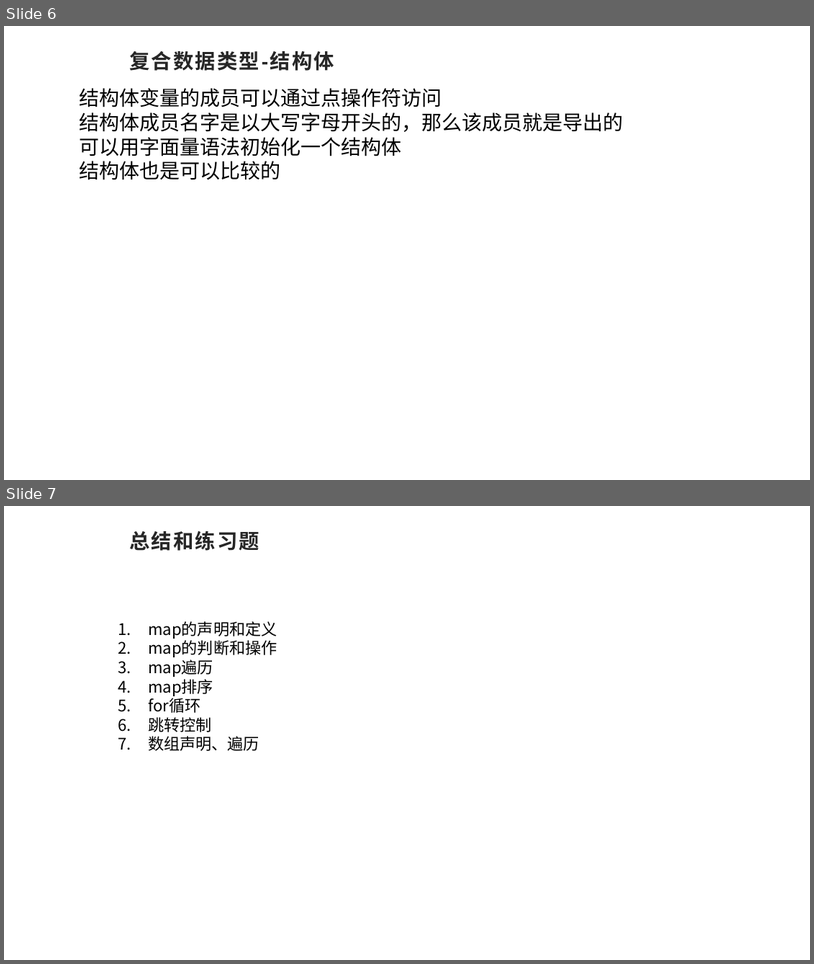
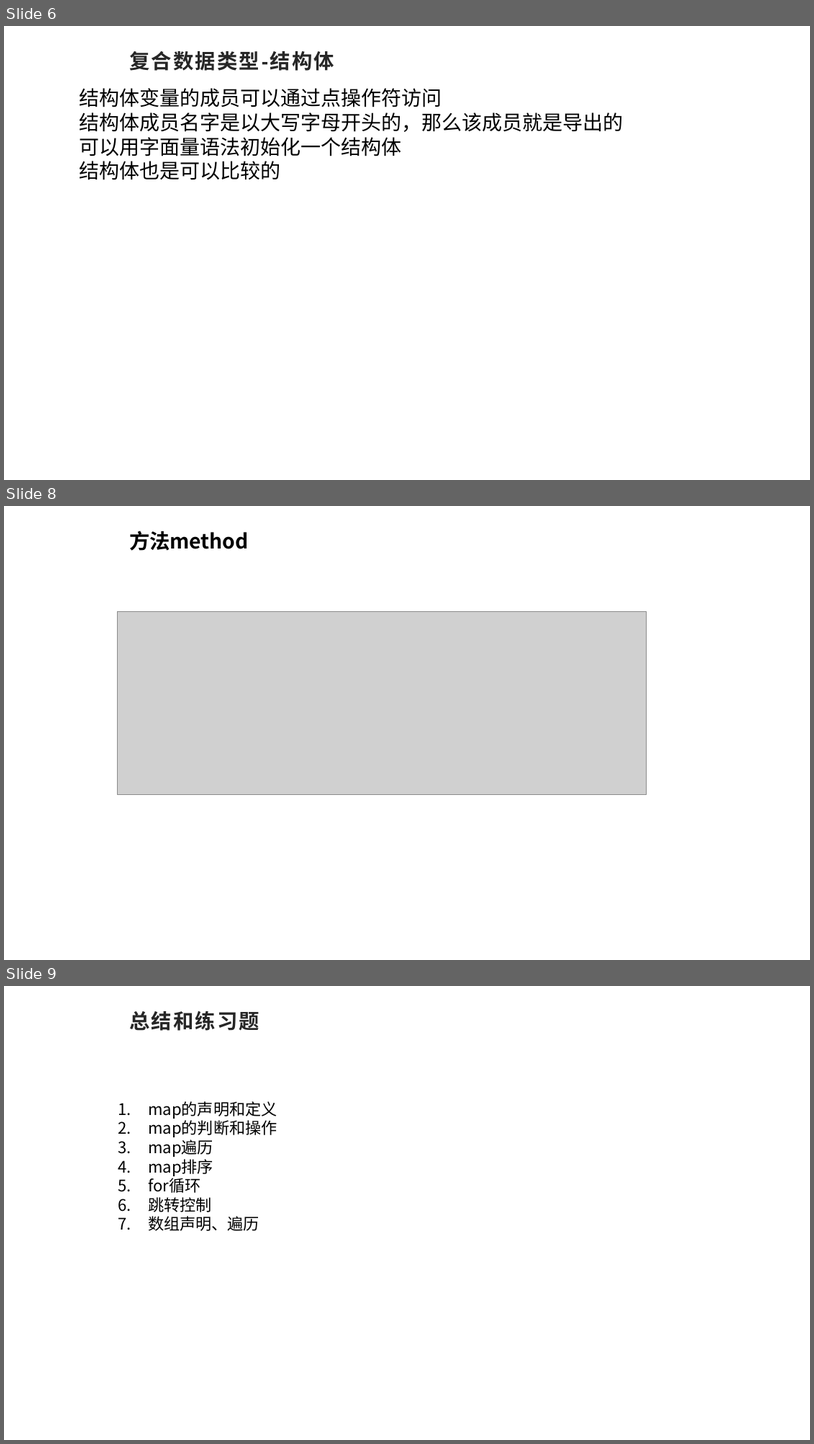
Before and after one commit to sqc157400661/better_study_for_golang, a slide deck: 04/go基础知识.pptx. Shown one above the other, each under a label of ours: slides 6 and 7 before the commit, slides 6, 8 and 9 after it; the slides between them are not shown. The pictures are 814x964 and 814x1444 pixels, drawn with LibreOffice and Linux fonts; fonts in the diff are those of the drawing; grey boxes stand for pictures; background and template pictures are left out. Boxes give left, top, right and bottom in pixels: in the first picture for what was removed or moved away, otherwise in the second. Text is boxed around its words. In the diff, an @@ line names an element or a change of style, - is before the commit and + after.

```diff
--- a/04/go基础知识.pptx
+++ b/04/go基础知识.pptx
@@ slide 8 added at [4, 506, 810, 960], background picture (left out) @@
@@ title added at [129, 530, 249, 551], 24.3 pt, text #000000, bold @@
+方法method
@@ picture added at [118, 611, 647, 794] @@
@@ what was slide 7 is now slide 9 @@
```
Also in this commit, not shown: 1 other slide added, 2 other files.
